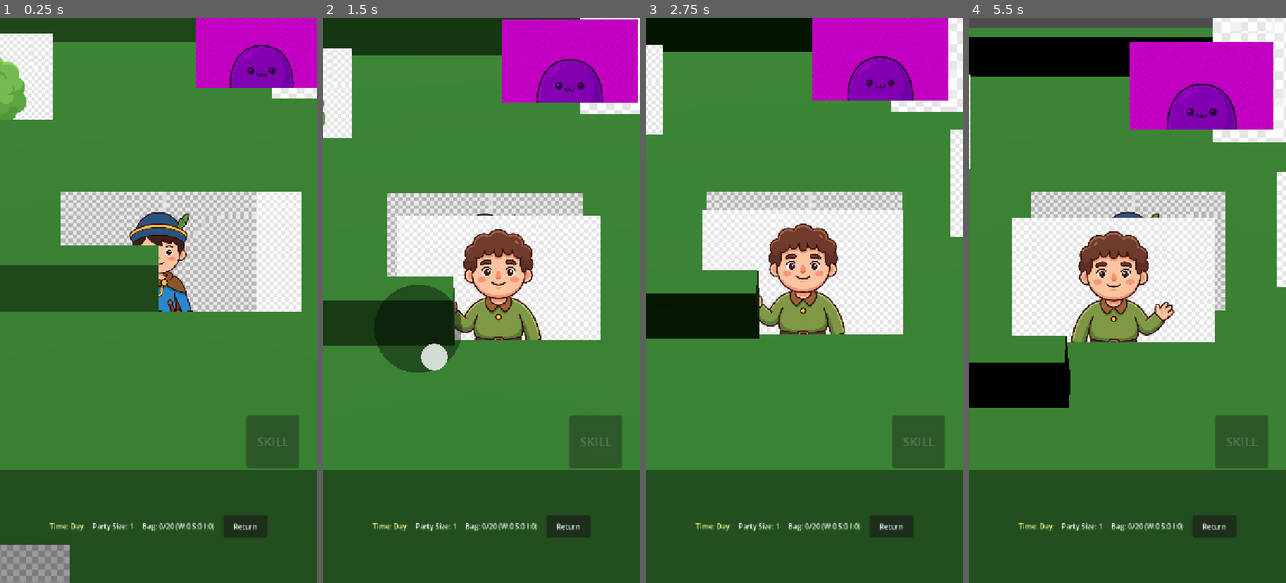
Above: before the commit, frames 1-4 (left to right).
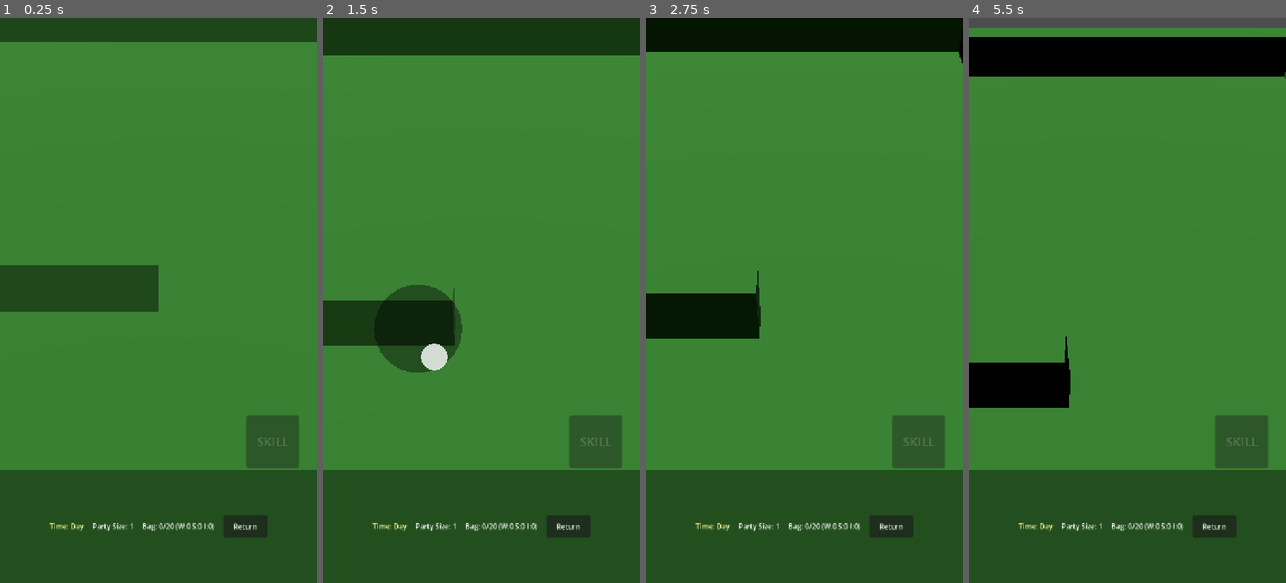
Above: after the commit, the same moments.

Repository: Usobanana/antigravity-prototype_TOH
Game: Godot game, scene res://scenes/levels/Field.tscn
Two runs of this game, one before a commit and one after it. Both use one fixed random seed, a clock stepped at 60 frames per second and the inputs below.
Inputs (mouse positions are in pixels of both pictures, inside the frame that each line leads up to):
- Up to frame 1 (0.25 s): no input
- Up to frame 2 (1.5 s): tap Enter at 0.5 s; drag from (481, 300) to (513, 176) at 0.52 s; drag from (418, 328) to (465, 413) at 1.27 s
- Up to frame 3 (2.75 s): move the mouse to (836, 176) at 2.02 s; click (836, 176) at 2.17 s
- Up to frame 4 (5.5 s): drag from (1111, 413) to (1032, 215) at 2.77 s; move the mouse to (1222, 385) at 3.52 s; click (1222, 385) at 3.67 s; drag from (1032, 215) to (1079, 159) at 4.27 s; move the mouse to (1143, 300) at 5.02 s; click (1143, 300) at 5.17 s

The runs differ from the first frame. In frame 1, 21% of the frame differs, in the area x 0-100%, y 0-100%; in frame 2, 23%; in frame 3, 23%; in frame 4, 27%, in the area x 0-100%, y 0-58%.

Commit message:
Fix asset transparency with shader and adjust sprite sizes

Diff:
--- a/antigravity-prototype-toh/scenes/actors/BossEnemy.tscn
+++ b/antigravity-prototype-toh/scenes/actors/BossEnemy.tscn
@@ -2,10 +2,16 @@
 
 [ext_resource type="Script" path="res://scripts/components/boss_enemy.gd" id="1_boss"]
 [ext_resource type="Texture2D" path="res://assets/placeholders/enemy.png" id="2_ene"]
+[ext_resource type="Shader" path="res://shaders/white_to_alpha.gdshader" id="3_shader"]
 
 [sub_resource type="CylinderShape3D" id="CylinderShape3D_boss"]
 height = 2.0
 radius = 1.0
+
+[sub_resource type="ShaderMaterial" id="ShaderMaterial_boss"]
+render_priority = 0
+shader = ExtResource("3_shader")
+shader_parameter/threshold = 0.95
 
 [node name="BossEnemy" type="CharacterBody3D" groups=["Enemy"]]
 script = ExtResource("1_boss")
@@ -16,5 +22,7 @@
 
 [node name="Sprite3D" type="Sprite3D" parent="."]
 transform = Transform3D(3, 0, 0, 0, 3, 0, 0, 0, 3, 0, 1.5, 0)
+material_override = SubResource("ShaderMaterial_boss")
+pixel_size = 0.002
 billboard = 1
 texture = ExtResource("2_ene")
--- a/antigravity-prototype-toh/scenes/actors/Enemy.tscn
+++ b/antigravity-prototype-toh/scenes/actors/Enemy.tscn
@@ -1,11 +1,17 @@
-[gd_scene load_steps=4 format=3]
+[gd_scene load_steps=6 format=3]
 
 [ext_resource type="Script" path="res://scripts/components/enemy.gd" id="1_enemy"]
 [ext_resource type="Texture2D" path="res://assets/placeholders/enemy.png" id="2_enemy"]
+[ext_resource type="Shader" path="res://shaders/white_to_alpha.gdshader" id="3_shader"]
 
 [sub_resource type="CylinderShape3D" id="CylinderShape3D_enemy"]
 height = 1.0
 radius = 0.5
+
+[sub_resource type="ShaderMaterial" id="ShaderMaterial_enemy"]
+render_priority = 0
+shader = ExtResource("3_shader")
+shader_parameter/threshold = 0.95
 
 [node name="Enemy" type="CharacterBody3D" groups=["Enemy"]]
 script = ExtResource("1_enemy")
@@ -16,5 +22,7 @@
 
 [node name="Sprite3D" type="Sprite3D" parent="."]
 transform = Transform3D(1, 0, 0, 0, 1, 0, 0, 0, 1, 0, 0.5, 0)
+material_override = SubResource("ShaderMaterial_enemy")
+pixel_size = 0.002
 billboard = 1
 texture = ExtResource("2_enemy")
--- a/antigravity-prototype-toh/scenes/actors/FastEnemy.tscn
+++ b/antigravity-prototype-toh/scenes/actors/FastEnemy.tscn
@@ -2,10 +2,16 @@
 
 [ext_resource type="Script" path="res://scripts/components/enemy.gd" id="1_enemy"]
 [ext_resource type="Texture2D" path="res://assets/placeholders/enemy.png" id="2_ene"]
+[ext_resource type="Shader" path="res://shaders/white_to_alpha.gdshader" id="3_shader"]
 
 [sub_resource type="CylinderShape3D" id="CylinderShape3D_enemy"]
 height = 1.0
 radius = 0.5
+
+[sub_resource type="ShaderMaterial" id="ShaderMaterial_fast"]
+render_priority = 0
+shader = ExtResource("3_shader")
+shader_parameter/threshold = 0.95
 
 [node name="FastEnemy" type="CharacterBody3D" groups=["Enemy"]]
 script = ExtResource("1_enemy")
@@ -19,5 +25,7 @@
 
 [node name="Sprite3D" type="Sprite3D" parent="."]
 transform = Transform3D(1, 0, 0, 0, 1, 0, 0, 0, 1, 0, 0.5, 0)
+material_override = SubResource("ShaderMaterial_fast")
+pixel_size = 0.002
 billboard = 1
 texture = ExtResource("2_ene")
--- a/antigravity-prototype-toh/scenes/actors/Follower.tscn
+++ b/antigravity-prototype-toh/scenes/actors/Follower.tscn
@@ -2,10 +2,16 @@
 
 [ext_resource type="Script" path="res://scripts/components/follower.gd" id="1_follower"]
 [ext_resource type="Texture2D" path="res://assets/placeholders/follower.png" id="2_fol"]
+[ext_resource type="Shader" path="res://shaders/white_to_alpha.gdshader" id="3_shader"]
 
 [sub_resource type="CylinderShape3D" id="CylinderShape3D_follower"]
 height = 1.0
 radius = 0.5
+
+[sub_resource type="ShaderMaterial" id="ShaderMaterial_follower"]
+render_priority = 0
+shader = ExtResource("3_shader")
+shader_parameter/threshold = 0.95
 
 [node name="Follower" type="CharacterBody3D" groups=["Follower"]]
 script = ExtResource("1_follower")
@@ -16,5 +22,7 @@
 
 [node name="Sprite3D" type="Sprite3D" parent="."]
 transform = Transform3D(1, 0, 0, 0, 1, 0, 0, 0, 1, 0, 0.5, 0)
+material_override = SubResource("ShaderMaterial_follower")
+pixel_size = 0.002
 billboard = 1
 texture = ExtResource("2_fol")
--- a/antigravity-prototype-toh/scenes/actors/Player.tscn
+++ b/antigravity-prototype-toh/scenes/actors/Player.tscn
@@ -2,6 +2,7 @@
 
 [ext_resource type="Script" path="res://scripts/components/player.gd" id="1_player"]
 [ext_resource type="Texture2D" path="res://assets/placeholders/player.png" id="2_player"]
+[ext_resource type="Shader" path="res://shaders/white_to_alpha.gdshader" id="3_shader"]
 
 [sub_resource type="CylinderShape3D" id="CylinderShape3D_player"]
 height = 1.0
@@ -15,6 +16,11 @@
 height = 2.0
 radius = 2.0
 
+[sub_resource type="ShaderMaterial" id="ShaderMaterial_player"]
+render_priority = 0
+shader = ExtResource("3_shader")
+shader_parameter/threshold = 0.95
+
 [node name="Player" type="CharacterBody3D" groups=["Player"]]
 script = ExtResource("1_player")
 
@@ -24,6 +30,8 @@
 
 [node name="Sprite3D" type="Sprite3D" parent="."]
 transform = Transform3D(1, 0, 0, 0, 1, 0, 0, 0, 1, 0, 0.5, 0)
+material_override = SubResource("ShaderMaterial_player")
+pixel_size = 0.002
 billboard = 1
 texture = ExtResource("2_player")
 
--- a/antigravity-prototype-toh/scenes/actors/RangedEnemy.tscn
+++ b/antigravity-prototype-toh/scenes/actors/RangedEnemy.tscn
@@ -2,11 +2,17 @@
 
 [ext_resource type="Script" path="res://scripts/components/ranged_enemy.gd" id="1_renemy"]
 [ext_resource type="Texture2D" path="res://assets/placeholders/enemy.png" id="2_ene"]
+[ext_resource type="Shader" path="res://shaders/white_to_alpha.gdshader" id="3_shader"]
 [ext_resource type="PackedScene" path="res://scenes/objects/EnemyProjectile.tscn" id="3_proj"]
 
 [sub_resource type="CylinderShape3D" id="CylinderShape3D_enemy"]
 height = 1.0
 radius = 0.5
+
+[sub_resource type="ShaderMaterial" id="ShaderMaterial_ranged"]
+render_priority = 0
+shader = ExtResource("3_shader")
+shader_parameter/threshold = 0.95
 
 [node name="RangedEnemy" type="CharacterBody3D" groups=["Enemy"]]
 script = ExtResource("1_renemy")
@@ -18,6 +24,7 @@
 
 [node name="Sprite3D" type="Sprite3D" parent="."]
 transform = Transform3D(1, 0, 0, 0, 1, 0, 0, 0, 1, 0, 0.5, 0)
-modulate = Color(0.8, 0, 0.8, 1)
+material_override = SubResource("ShaderMaterial_ranged")
+pixel_size = 0.002
 billboard = 1
 texture = ExtResource("2_ene")
--- a/antigravity-prototype-toh/scenes/objects/Facility.tscn
+++ b/antigravity-prototype-toh/scenes/objects/Facility.tscn
@@ -2,10 +2,16 @@
 
 [ext_resource type="Script" path="res://scripts/components/facility.gd" id="1_fac"]
 [ext_resource type="Texture2D" path="res://assets/placeholders/facility.png" id="2_fac"]
+[ext_resource type="Shader" path="res://shaders/white_to_alpha.gdshader" id="3_shader"]
 
 [sub_resource type="CylinderShape3D" id="CylinderShape3D_fac"]
 radius = 1.5
 height = 1.0
+
+[sub_resource type="ShaderMaterial" id="ShaderMaterial_fac"]
+render_priority = 0
+shader = ExtResource("3_shader")
+shader_parameter/threshold = 0.95
 
 [node name="Facility" type="Area3D"]
 script = ExtResource("1_fac")
@@ -16,7 +22,8 @@
 
 [node name="Sprite3D" type="Sprite3D" parent="."]
 transform = Transform3D(1, 0, 0, 0, 1, 0, 0, 0, 1, 0, 1, 0)
-pixel_size = 0.03
+material_override = SubResource("ShaderMaterial_fac")
+pixel_size = 0.002
 billboard = 1
 texture = ExtResource("2_fac")
 
--- a/antigravity-prototype-toh/scenes/objects/GatherEffect.tscn
+++ b/antigravity-prototype-toh/scenes/objects/GatherEffect.tscn
@@ -2,11 +2,18 @@
 
 [ext_resource type="Script" path="res://scripts/components/gather_effect.gd" id="1_geff"]
 [ext_resource type="Texture2D" path="res://assets/placeholders/tree.png" id="2_tree"]
+[ext_resource type="Shader" path="res://shaders/white_to_alpha.gdshader" id="3_shader"]
+
+[sub_resource type="ShaderMaterial" id="ShaderMaterial_gather"]
+render_priority = 0
+shader = ExtResource("3_shader")
+shader_parameter/threshold = 0.95
 
 [node name="GatherEffect" type="Node3D"]
 script = ExtResource("1_geff")
 
 [node name="Sprite3D" type="Sprite3D" parent="."]
 transform = Transform3D(0.5, 0, 0, 0, 0.5, 0, 0, 0, 0.5, 0, 0.5, 0)
+material_override = SubResource("ShaderMaterial_gather")
 billboard = 1
 texture = ExtResource("2_tree")
--- a/antigravity-prototype-toh/scenes/objects/IronOre.tscn
+++ b/antigravity-prototype-toh/scenes/objects/IronOre.tscn
@@ -2,10 +2,16 @@
 
 [ext_resource type="Script" path="res://scripts/components/gatherable.gd" id="1_gather"]
 [ext_resource type="Texture2D" path="res://assets/placeholders/iron_ore.png" id="2_iron"]
+[ext_resource type="Shader" path="res://shaders/white_to_alpha.gdshader" id="3_shader"]
 
 [sub_resource type="CylinderShape3D" id="CylinderShape3D_iron"]
 height = 1.0
 radius = 0.5
+
+[sub_resource type="ShaderMaterial" id="ShaderMaterial_iron"]
+render_priority = 0
+shader = ExtResource("3_shader")
+shader_parameter/threshold = 0.95
 
 [node name="IronOre" type="StaticBody3D" groups=["Gatherable", "IronOre"]]
 script = ExtResource("1_gather")
@@ -16,5 +22,7 @@
 
 [node name="Sprite3D" type="Sprite3D" parent="."]
 transform = Transform3D(1, 0, 0, 0, 1, 0, 0, 0, 1, 0, 0.5, 0)
+material_override = SubResource("ShaderMaterial_iron")
+pixel_size = 0.002
 billboard = 1
 texture = ExtResource("2_iron")
--- a/antigravity-prototype-toh/scenes/objects/Stone.tscn
+++ b/antigravity-prototype-toh/scenes/objects/Stone.tscn
@@ -2,10 +2,16 @@
 
 [ext_resource type="Script" path="res://scripts/components/gatherable.gd" id="1_gather"]
 [ext_resource type="Texture2D" path="res://assets/placeholders/stone.png" id="2_stone"]
+[ext_resource type="Shader" path="res://shaders/white_to_alpha.gdshader" id="3_shader"]
 
 [sub_resource type="CylinderShape3D" id="CylinderShape3D_stone"]
 height = 1.0
 radius = 0.5
+
+[sub_resource type="ShaderMaterial" id="ShaderMaterial_stone"]
+render_priority = 0
+shader = ExtResource("3_shader")
+shader_parameter/threshold = 0.95
 
 [node name="Stone" type="StaticBody3D" groups=["Gatherable"]]
 script = ExtResource("1_gather")
@@ -16,5 +22,7 @@
 
 [node name="Sprite3D" type="Sprite3D" parent="."]
 transform = Transform3D(1, 0, 0, 0, 1, 0, 0, 0, 1, 0, 0.5, 0)
+material_override = SubResource("ShaderMaterial_stone")
+pixel_size = 0.002
 billboard = 1
 texture = ExtResource("2_stone")
--- a/antigravity-prototype-toh/scenes/objects/Tree.tscn
+++ b/antigravity-prototype-toh/scenes/objects/Tree.tscn
@@ -2,10 +2,16 @@
 
 [ext_resource type="Script" path="res://scripts/components/gatherable.gd" id="1_gather"]
 [ext_resource type="Texture2D" path="res://assets/placeholders/tree.png" id="2_tree"]
+[ext_resource type="Shader" path="res://shaders/white_to_alpha.gdshader" id="3_shader"]
 
 [sub_resource type="CylinderShape3D" id="CylinderShape3D_tree"]
 height = 1.0
 radius = 0.5
+
+[sub_resource type="ShaderMaterial" id="ShaderMaterial_tree"]
+render_priority = 0
+shader = ExtResource("3_shader")
+shader_parameter/threshold = 0.95
 
 [node name="Tree" type="StaticBody3D" groups=["Gatherable"]]
 script = ExtResource("1_gather")
@@ -16,5 +22,7 @@
 
 [node name="Sprite3D" type="Sprite3D" parent="."]
 transform = Transform3D(1, 0, 0, 0, 1, 0, 0, 0, 1, 0, 0.5, 0)
+material_override = SubResource("ShaderMaterial_tree")
+pixel_size = 0.002
 billboard = 1
 texture = ExtResource("2_tree")
--- a/antigravity-prototype-toh/scenes/ui/TargetMarker.tscn
+++ b/antigravity-prototype-toh/scenes/ui/TargetMarker.tscn
@@ -6,8 +6,6 @@
 [node name="TargetMarker" type="Sprite3D"]
 transform = Transform3D(1, 0, 0, 0, -4.37114e-08, 1, 0, -1, -4.37114e-08, 0, 0.05, 0)
 modulate = Color(1, 0, 0, 0.5)
-pixel_size = 0.02
-transparent = false
-shaded = true
+pixel_size = 0.002
 texture = ExtResource("1_tm")
 script = ExtResource("2_script")
--- /dev/null
+++ b/antigravity-prototype-toh/shaders/white_to_alpha.gdshader
@@ -0,0 +1,16 @@
+shader_type spatial;
+render_mode unshaded, blend_mix, depth_draw_opaque, cull_back, diffuse_lambert, specular_schlick_ggx;
+
+uniform sampler2D texture_albedo : source_color, filter_linear_mipmap, repeat_enable;
+uniform float threshold : hint_range(0.0, 1.0) = 0.95;
+
+void fragment() {
+	vec4 color = texture(texture_albedo, UV);
+	// Check if the color is close to white
+	float avg = (color.r + color.g + color.b) / 3.0;
+	if (avg > threshold && color.r > threshold && color.g > threshold && color.b > threshold) {
+		discard;
+	}
+	ALBEDO = color.rgb;
+	ALPHA = color.a;
+}
Binary file changed: antigravity-prototype-toh/assets/placeholders/enemy.png
Not shown, added: antigravity-prototype-toh/assets/placeholders/enemy.png.import
Not shown, added: antigravity-prototype-toh/assets/placeholders/facility.png.import
Binary file changed: antigravity-prototype-toh/assets/placeholders/follower.png
Not shown, added: antigravity-prototype-toh/assets/placeholders/follower.png.import
Binary file changed: antigravity-prototype-toh/assets/placeholders/iron_ore.png
Not shown, added: antigravity-prototype-toh/assets/placeholders/iron_ore.png.import
Binary file changed: antigravity-prototype-toh/assets/placeholders/player.png
Not shown, added: antigravity-prototype-toh/assets/placeholders/player.png.import
Binary file changed: antigravity-prototype-toh/assets/placeholders/stone.png
Not shown, added: antigravity-prototype-toh/assets/placeholders/stone.png.import
Not shown, added: antigravity-prototype-toh/assets/placeholders/target_marker.png.import
(and 2 more such lines)
